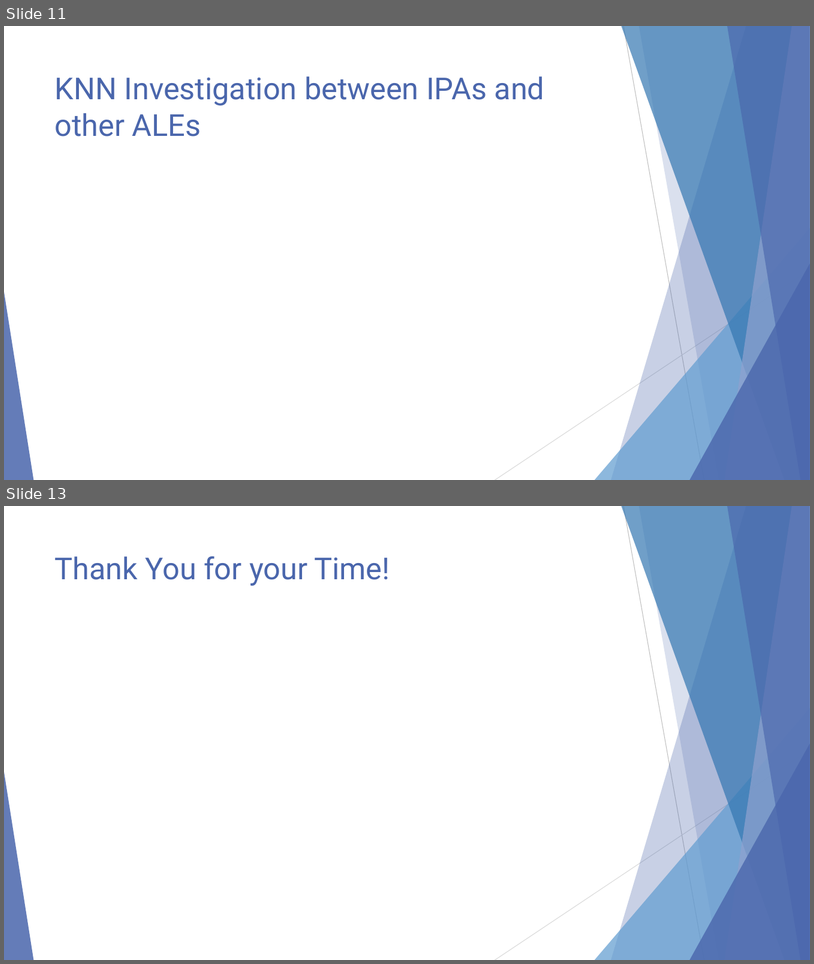
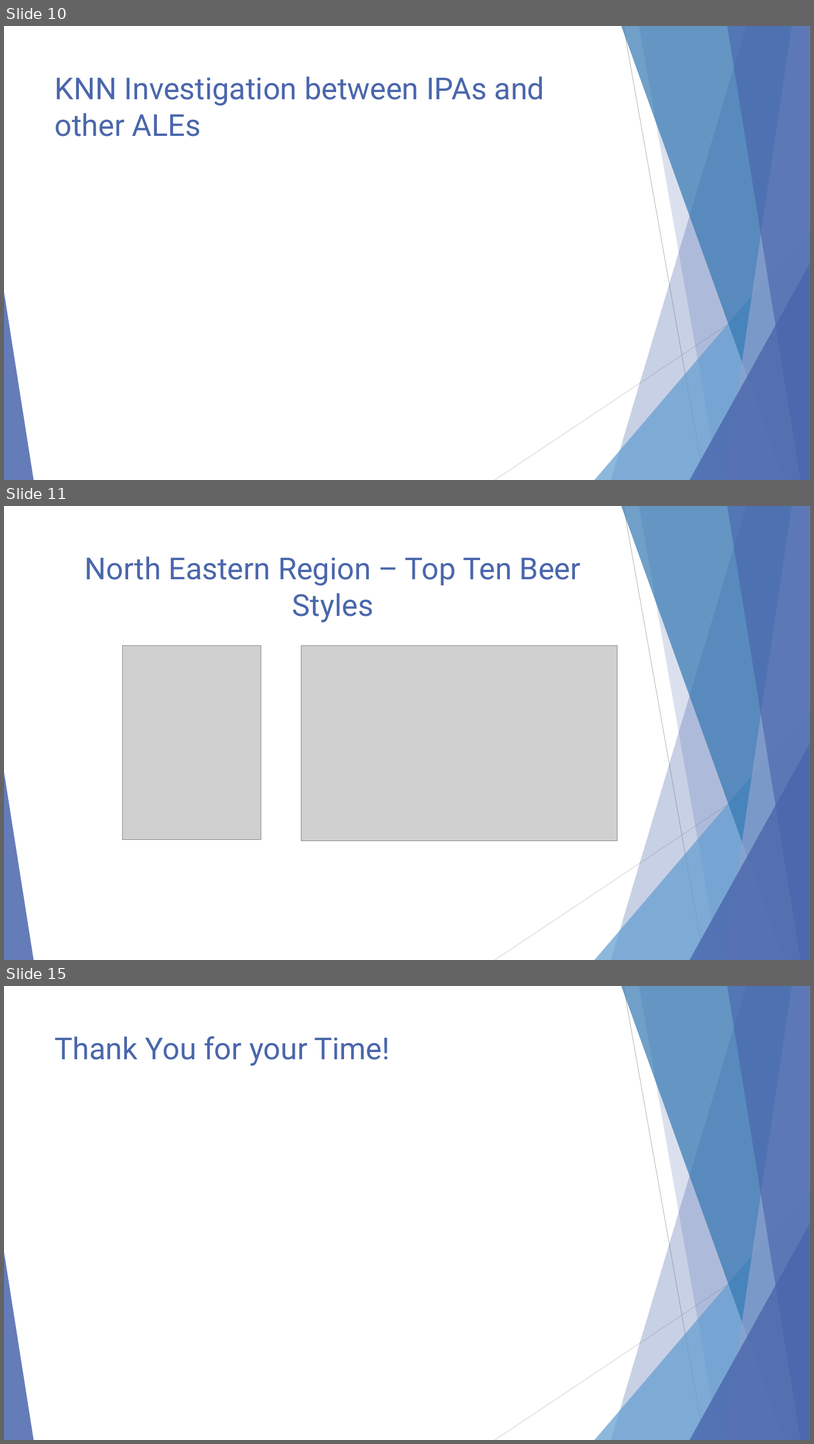
Before and after one commit to malcolmccarlson/DDS-CaseStudy1, a slide deck: MalcolmCarlsonBeerDataEDA.DDS6306.pptx. Shown one above the other, each under a label of ours: slides 11 and 13 before the commit, slides 10, 11 and 15 after it; the slides between them are not shown. The pictures are 814x964 and 814x1444 pixels, drawn with LibreOffice and Linux fonts; fonts in the diff are those of the drawing; grey boxes stand for pictures. Boxes give left, top, right and bottom in pixels: in the first picture for what was removed or moved away, otherwise in the second. Text is boxed around its words. In the diff, an @@ line names an element or a change of style, - is before the commit and + after.

```diff
--- a/MalcolmCarlsonBeerDataEDA.DDS6306.pptx
+++ b/MalcolmCarlsonBeerDataEDA.DDS6306.pptx
@@ slide 11 added at (4, 506, 810, 960), background #FFFFFF; not listed: 10 template elements that a slide beside it also shows @@
@@ title added at (85, 556, 581, 622), 36 pt, text #4A66AC @@
+North Eastern Region – Top Ten Beer Styles
@@ picture added at (123, 646, 261, 840) @@
@@ picture added at (301, 646, 617, 841) @@
@@ what was slide 11 is now slide 10 @@
@@ what was slide 13 is now slide 15 @@
```
Also in this commit, not shown: 2 slides changed, 3 other slides added, 1 slide removed, 2 other files.
